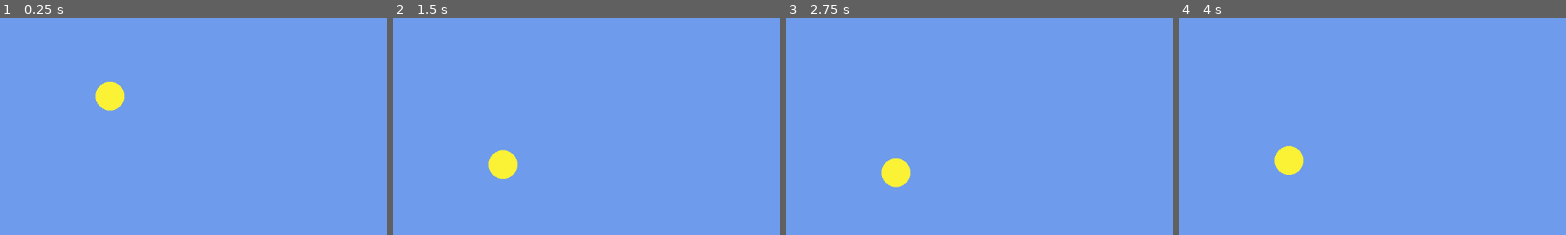
Above: before the commit, frames 1-4 (left to right).
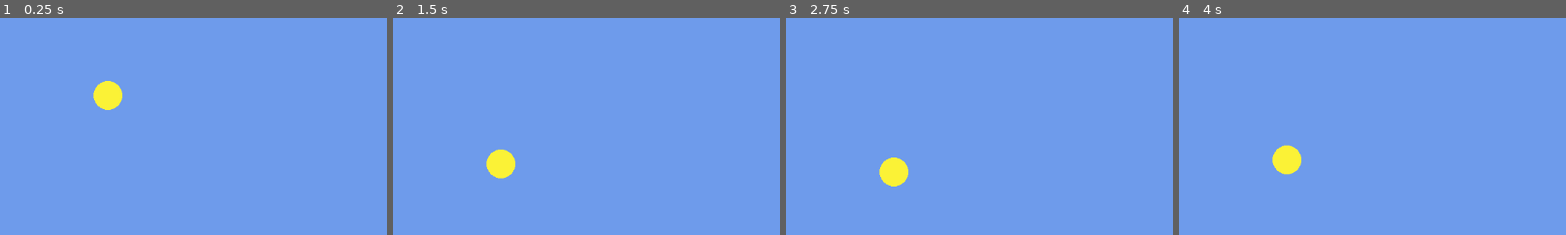
Above: after the commit, the same moments.

Repository: phantomvines/the_20_games_challenge
Game: Godot game, scene res://scenes/main.tscn
Two runs of this game, one before a commit and one after it. Both use one fixed random seed, a clock stepped at 60 frames per second and the inputs below.
Inputs:
- Up to frame 1 (0.25 s): no input
- Up to frame 2 (1.5 s): tap Space (space) at 0.6, 1.35 s
- Up to frame 3 (2.75 s): tap Space (space) at 2.1 s
- Up to frame 4 (4 s): tap Space (space) at 2.85, 3.6 s
The pictures show only the part of the screen within x 0-50%, y 39-89%; the shares and areas given below are measured in that part.

The runs differ from the first frame. In frame 1, 0.2% of the frame differs, in the area x 24-33%, y 29-43%; in frame 2, 0.2%; in frame 3, 0.2%; in frame 4, 0.2%, in the area x 24-33%, y 58-73%.

Commit message:
added floor, does not collide

Diff:
--- a/flappy-bird/scenes/main.tscn
+++ b/flappy-bird/scenes/main.tscn
@@ -1,13 +1,25 @@
-[gd_scene load_steps=3 format=3 uid="uid://cjfo1trdg8s4o"]
+[gd_scene load_steps=5 format=3 uid="uid://cjfo1trdg8s4o"]
 
 [ext_resource type="Texture2D" uid="uid://h7nphigfwfpe" path="res://assets/background.png" id="1_o5qli"]
+[ext_resource type="Script" uid="uid://dq8etrs3tfnjp" path="res://scripts/main.gd" id="1_sugp2"]
 [ext_resource type="PackedScene" uid="uid://wqd2b6rfqdo5" path="res://scenes/player.tscn" id="2_0wfyh"]
 
+[sub_resource type="RectangleShape2D" id="RectangleShape2D_0wfyh"]
+size = Vector2(1152, 20)
+
 [node name="main" type="Node2D"]
+script = ExtResource("1_sugp2")
 
 [node name="background" type="Sprite2D" parent="."]
 position = Vector2(576, 324)
 texture = ExtResource("1_o5qli")
 
 [node name="Player" parent="." instance=ExtResource("2_0wfyh")]
-position = Vector2(163, 341)
+position = Vector2(160, 340)
+
+[node name="Floor" type="StaticBody2D" parent="." groups=["floor"]]
+position = Vector2(154, 641)
+
+[node name="floor_collision_shape" type="CollisionShape2D" parent="Floor" groups=["floor"]]
+position = Vector2(420, -4)
+shape = SubResource("RectangleShape2D_0wfyh")
--- /dev/null
+++ b/flappy-bird/scripts/main.gd
@@ -0,0 +1 @@
+extends Node2D
--- a/flappy-bird/scripts/player.gd
+++ b/flappy-bird/scripts/player.gd
@@ -15,8 +15,20 @@
 	# add gravity to direction every frame -> player falling
 	movement_dir_speed.y += delta*gravity
 	velocity = movement_dir_speed
+
+	for i in get_slide_collision_count():
+		var collision = get_slide_collision(i)
+		if collision.get_collider() is StaticBody2D:
+			print("Collided with static body!")
+
 	move_and_slide()
 
 func flap() -> void:
 	# change direction to up and add velocity
 	movement_dir_speed.y = flap_force
+
+func _on_floor_area_entered(area: Area2D) -> void:
+	# TODO Death
+	print("floor hit")
+	position = Vector2(160, 340) # currently just teleport back to start
+	velocity = Vector2.ZERO
Not shown, added: flappy-bird/scripts/main.gd.uid
